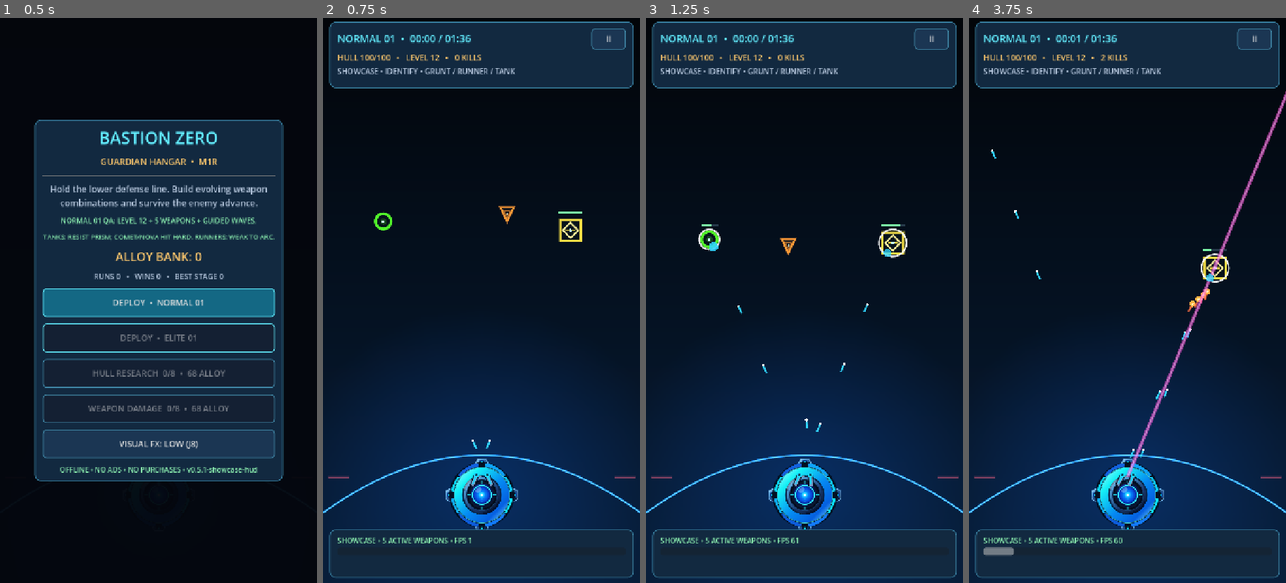
Above: before the commit, frames 1-4 (left to right).
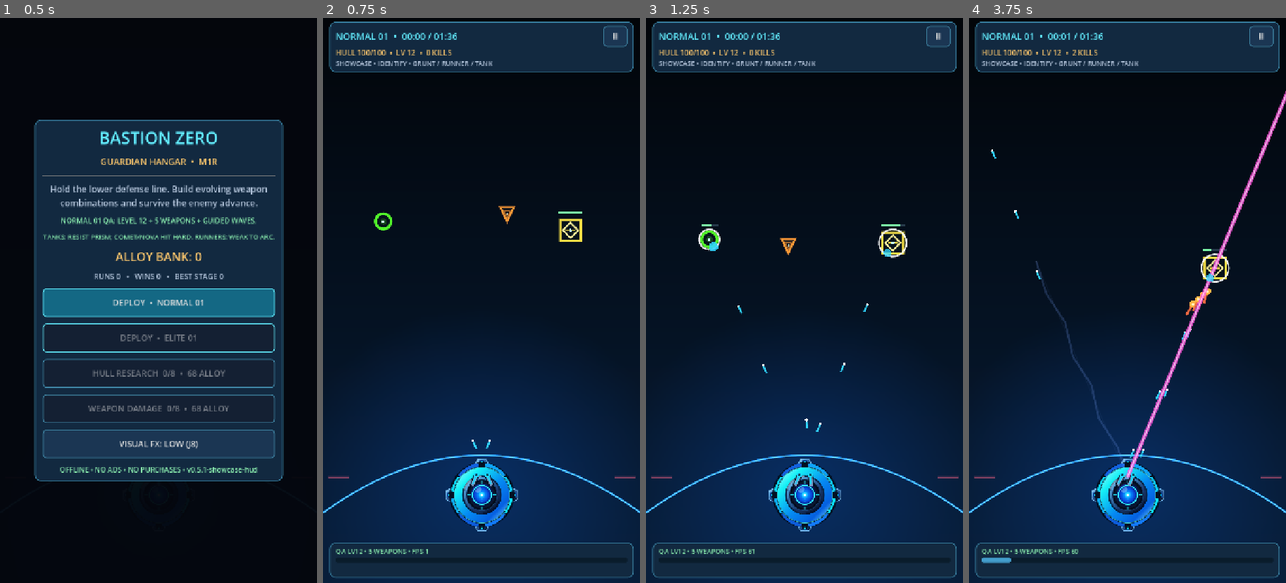
Above: after the commit, the same moments.

Repository: dante-souza/bastion_zero
Game: Godot game, scene res://scenes/main.tscn
The game is run twice, just before and just after one commit, with the same random seed, the same clock (stepped at 60 frames per second) and the same inputs.
Inputs:
- Up to frame 1 (0.5 s): no input
- Up to frame 2 (0.75 s): click "DEPLOY • NORMAL 01" at 0.5 s
- Up to frame 3 (1.25 s): no input
- Up to frame 4 (3.75 s): click "II" at 1.25 s; click "RESUME" at 2 s; click "II" at 2.75 s; click "RESUME" at 3.5 s

Frame 1 is identical in both runs. In frame 2, 5.2% of the frame differs, in the area x 1-98%, y 1-95%; in frame 3, 5.2%; in frame 4, 6.6%, in the area x 1-100%, y 1-97%.

Commit message:
feat(ui): compact HUD and longer distinct VFX for level-12 showcase

Diff:
--- a/scripts/arena.gd
+++ b/scripts/arena.gd
@@ -417,7 +417,7 @@
             _effect("flash" if kind == "gun" else "impact",
                 hit_at, Vector2.ZERO, 12.0 if kind == "gun" else 22.0,
                 VisualProfile.GUN_TRACER if kind == "gun" else VisualProfile.COMET_IMPACT,
-                0.14 if kind == "gun" else 0.22)
+                0.14 if kind == "gun" else (0.34 if showcase_active else 0.24))
         elif float(bullet["life"]) <= 0.0 or next.y < 110.0 or next.y > 1180.0:
             projectiles.remove_at(i)
 
@@ -577,7 +577,8 @@
         var destination: Vector2 = enemies[idx]["pos"]
         var direction: Vector2 = (destination - start).normalized()
         var end: Vector2 = start + direction * 1300.0
-        _effect("beam", start, end, 4.0 + int(levels["beam"]), VisualProfile.PRISM_BEAM, 0.16)
+        _effect("beam", start, end, 4.0 + int(levels["beam"]), VisualProfile.PRISM_BEAM,
+            0.36 if showcase_active else 0.21)
         var hits: Array[Dictionary] = []
         for enemy in enemies:
             var offset: Vector2 = Vector2(enemy["pos"]) - start
@@ -617,7 +618,8 @@
         if idx < 0:
             break
         var pos: Vector2 = enemies[idx]["pos"]
-        _effect("arc", point, pos, 3.0, VisualProfile.ARC_BOLT, 0.27)
+        _effect("arc", point, pos, 3.0, VisualProfile.ARC_BOLT,
+            0.48 if showcase_active else 0.32)
         if int(levels["arc"]) >= 3:
             enemies[idx]["stun"] = maxf(float(enemies[idx]["stun"]), 0.33)
         _damage_by_id(next_id, _power(26.0 + int(levels["arc"]) * 8.0) * pow(0.82, jump), "arc")
@@ -651,7 +653,8 @@
         if neighbors > best_score:
             best_score = neighbors
             center = pos
-    _effect("nova", center, Vector2.ZERO, radius, VisualProfile.NOVA_FIELD, 0.65)
+    _effect("nova", center, Vector2.ZERO, radius, VisualProfile.NOVA_FIELD,
+        1.05 if showcase_active else 0.76)
     _blast(center, radius, _power(17.0 + int(levels["nova"]) * 12.0), "nova", VisualProfile.NOVA_FIELD)
     for enemy in enemies:
         if Vector2(enemy["pos"]).distance_to(center) <= radius:
--- /dev/null
+++ b/scripts/hud_profile.gd
@@ -0,0 +1,19 @@
+class_name HudProfile
+extends RefCounted
+
+## Phase E: compact 720x1280 logical-canvas HUD. Touch-safe pause control.
+## Constants are testable; all other screens retain their original padding.
+const TOP_START := 8.0
+const TOP_END := 114.0
+const BOTTOM_START := -92.0
+const BOTTOM_END := -12.0
+const PAUSE_SIZE := Vector2(55.0, 44.0)
+const XP_HEIGHT := 11.0
+const HUD_MARGIN_HORIZONTAL := 14
+const HUD_MARGIN_VERTICAL := 9
+
+static func top_height() -> float:
+    return TOP_END - TOP_START
+
+static func bottom_height() -> float:
+    return BOTTOM_END - BOTTOM_START
--- a/scripts/main.gd
+++ b/scripts/main.gd
@@ -49,44 +49,52 @@
     hud.mouse_filter = Control.MOUSE_FILTER_IGNORE
     hud.set_anchors_and_offsets_preset(Control.PRESET_FULL_RECT)
     add_child(hud)
-    var top := _panel()
+    var top := _panel(true)
     top.anchor_left = 0.02
     top.anchor_right = 0.98
-    top.offset_top = 8
-    top.offset_bottom = 158
+    top.offset_top = HudProfile.TOP_START
+    top.offset_bottom = HudProfile.TOP_END
     hud.add_child(top)
     var stack := VBoxContainer.new()
-    stack.add_theme_constant_override("separation", 6)
+    stack.add_theme_constant_override("separation", 2)
     top.add_child(stack)
     var title_row := HBoxContainer.new()
     stack.add_child(title_row)
-    hud_title = _label("NORMAL 01 • 00:00", 23, CYAN)
+    hud_title = _label("NORMAL 01 • 00:00", 21, CYAN)
     hud_title.size_flags_horizontal = Control.SIZE_EXPAND_FILL
     title_row.add_child(hud_title)
     var pause_button := _button("II", false)
-    pause_button.custom_minimum_size = Vector2(78, 43)
+    pause_button.custom_minimum_size = HudProfile.PAUSE_SIZE
     pause_button.pressed.connect(_pause)
     title_row.add_child(pause_button)
-    hud_detail = _label("HULL 100/100  •  LV 1", 18, GOLD)
+    hud_detail = _label("HULL 100/100  •  LV 1", 17, GOLD)
     stack.add_child(hud_detail)
-    hud_cue = _label("Tap a threat to prioritize it.", 17, PALE)
+    hud_cue = _label("Tap a threat to prioritize it.", 15, PALE)
     stack.add_child(hud_cue)
-    var bottom := _panel()
+    var bottom := _panel(true)
     bottom.anchor_left = 0.02
     bottom.anchor_right = 0.98
     bottom.anchor_top = 1.0
     bottom.anchor_bottom = 1.0
-    bottom.offset_top = -122
-    bottom.offset_bottom = -12
+    bottom.offset_top = HudProfile.BOTTOM_START
+    bottom.offset_bottom = HudProfile.BOTTOM_END
     hud.add_child(bottom)
     var bottom_stack := VBoxContainer.new()
     bottom_stack.add_theme_constant_override("separation", 4)
     bottom.add_child(bottom_stack)
-    hud_tools = _label("PRISM • 0 KILLS • 0 FPS", 16, GREEN)
+    hud_tools = _label("WEAPONS • FPS", 15, GREEN)
     bottom_stack.add_child(hud_tools)
     xp_bar = ProgressBar.new()
-    xp_bar.custom_minimum_size = Vector2(0, 18)
+    xp_bar.custom_minimum_size = Vector2(0, HudProfile.XP_HEIGHT)
     xp_bar.show_percentage = false
+    var xp_background := StyleBoxFlat.new()
+    xp_background.bg_color = Color("#0A1C2B")
+    xp_background.set_corner_radius_all(4)
+    xp_bar.add_theme_stylebox_override("background", xp_background)
+    var xp_fill := StyleBoxFlat.new()
+    xp_fill.bg_color = Color("#439DCC")
+    xp_fill.set_corner_radius_all(4)
+    xp_bar.add_theme_stylebox_override("fill", xp_fill)
     bottom_stack.add_child(xp_bar)
     hud.hide()
 
@@ -95,7 +103,7 @@
         info["stage_name"], GameCatalog.format_time(float(info["time"])),
         GameCatalog.format_time(float(info["duration"]))
     ]
-    hud_detail.text = "HULL %d/%d   •   LEVEL %d   •   %d KILLS" % [
+    hud_detail.text = "HULL %d/%d  •  LV %d  •  %d KILLS" % [
         ceili(float(info["hull"])), ceili(float(info["max_hull"])),
         int(info["level"]), int(info["kills"])
     ]
@@ -104,7 +112,7 @@
         if int(info["weapons"].get(key, 0)) > 0:
             unlocked.append(GameCatalog.upgrade_name(key))
     if bool(info.get("showcase", false)):
-        hud_tools.text = "SHOWCASE • %d ACTIVE WEAPONS • FPS %d" % [
+        hud_tools.text = "QA LV12 • %d WEAPONS • FPS %d" % [
             unlocked.size(), Engine.get_frames_per_second()]
     else:
         hud_tools.text = " + ".join(unlocked) + "  •  FPS %d" % Engine.get_frames_per_second()
@@ -327,17 +335,17 @@
     body.add_child(HSeparator.new())
     return body
 
-func _panel() -> PanelContainer:
+func _panel(compact: bool = false) -> PanelContainer:
     var p := PanelContainer.new()
     var style := StyleBoxFlat.new()
     style.bg_color = Color("#122940")
     style.border_color = Color("#367b9b")
     style.set_border_width_all(2)
     style.set_corner_radius_all(13)
-    style.content_margin_left = 18
-    style.content_margin_right = 18
-    style.content_margin_top = 15
-    style.content_margin_bottom = 15
+    style.content_margin_left = HudProfile.HUD_MARGIN_HORIZONTAL if compact else 18
+    style.content_margin_right = HudProfile.HUD_MARGIN_HORIZONTAL if compact else 18
+    style.content_margin_top = HudProfile.HUD_MARGIN_VERTICAL if compact else 15
+    style.content_margin_bottom = HudProfile.HUD_MARGIN_VERTICAL if compact else 15
     p.add_theme_stylebox_override("panel", style)
     return p
 
--- a/scripts/weapon_effects.gd
+++ b/scripts/weapon_effects.gd
@@ -4,8 +4,8 @@
 ## Phase D — weapon identities with cheap, CanvasItem-only rendering.
 ## All endpoints/velocities are obtained from actual combat simulation events.
 ## The damage model stays in Arena; these helpers never deal damage.
-const ARC_SEGMENTS_LOW := 6
-const ARC_SEGMENTS_FULL := 10
+const ARC_SEGMENTS_LOW := 7
+const ARC_SEGMENTS_FULL := 12
 
 static func draw_projectile(canvas: CanvasItem, bullet: Dictionary, reduced_fx: bool) -> void:
     var pos: Vector2 = bullet["pos"]
@@ -18,10 +18,10 @@
         "rocket":
             # Amber nose / orange exhaust are recognizably different from
             # cyan Sentinel rounds even in crowded J8 low-FX screenshots.
-            canvas.draw_line(pos, pos - motion * (20.0 if reduced_fx else 27.0),
-                VisualProfile.COMET_TRAIL, 3.0 if reduced_fx else 4.2, true)
-            canvas.draw_circle(pos, 7.0, VisualProfile.COMET_BODY)
-            canvas.draw_circle(pos, 2.5, VisualProfile.COMET_HOT)
+            canvas.draw_line(pos, pos - motion * (28.0 if reduced_fx else 35.0),
+                VisualProfile.COMET_TRAIL, 3.6 if reduced_fx else 4.6, true)
+            canvas.draw_circle(pos, 8.0, VisualProfile.COMET_BODY)
+            canvas.draw_circle(pos, 3.3, VisualProfile.COMET_HOT)
         _:
             canvas.draw_line(pos, pos - motion * 13.0, VisualProfile.COMET_TRAIL, 2.4, true)
             canvas.draw_circle(pos, 3.4, VisualProfile.COMET_BODY)
@@ -40,11 +40,15 @@
             # Prism stays exactly on the ray used by Arena._fire_beam().
             if not reduced_fx:
                 canvas.draw_line(at, destination,
-                    Color(color.r, color.g, color.b, color.a * 0.16),
-                    radius + 11.0 * alpha, true)
-            canvas.draw_line(at, destination, color, radius + 1.0 * alpha, true)
-            canvas.draw_line(at, destination, Color(1, 0.88, 1, 0.72 * alpha),
-                1.3, true)
+                    Color(color.r, color.g, color.b, color.a * 0.20),
+                    radius + 14.0 * alpha, true)
+            canvas.draw_line(at, destination, color, radius + 2.0 * alpha, true)
+            canvas.draw_line(at, destination, Color(1, 0.92, 1, 0.80 * alpha),
+                1.7, true)
+            canvas.draw_circle(at, 4.0 * alpha,
+                Color(1.0, 0.60, 0.95, 0.55 * alpha))
+            canvas.draw_circle(destination, 5.0 * alpha,
+                Color(1.0, 0.60, 0.95, 0.45 * alpha))
         "arc":
             # Jagged lightning decorates the same collision-resolved chain
             # endpoints; faint straight centerline explains its actual path.
@@ -53,20 +57,23 @@
                 canvas.draw_polyline(points, Color(color.r, color.g, color.b, color.a * 0.30), 8.0 * alpha, true)
             canvas.draw_line(at, destination,
                 Color(color.r, color.g, color.b, color.a * 0.26), 1.0, true)
-            canvas.draw_polyline(points, color, 2.8 if reduced_fx else 3.6, true)
+            canvas.draw_polyline(points, color, 3.3 if reduced_fx else 4.2, true)
+            canvas.draw_circle(destination, 5.2 * alpha,
+                Color(0.82, 0.92, 1.0, 0.85 * alpha))
             if not reduced_fx:
-                canvas.draw_circle(destination, 4.0 * alpha, VisualProfile.ARC_HOT)
+                canvas.draw_circle(at, 3.5 * alpha, VisualProfile.ARC_HOT)
         "nova":
             var expanding: float = radius * (0.82 + (1.0 - alpha) * 0.18)
             if not reduced_fx:
-                canvas.draw_circle(at, expanding, Color(color.r, color.g, color.b, 0.035 * alpha))
-                canvas.draw_arc(at, expanding * 0.73, 0.0, TAU, 34,
-                    Color(color.r, color.g, color.b, 0.22 * alpha), 2.0, true)
-            canvas.draw_arc(at, expanding, 0.0, TAU, 44, color, 3.2, true)
+                canvas.draw_circle(at, expanding,
+                    Color(color.r, color.g, color.b, 0.055 * alpha))
+            canvas.draw_arc(at, expanding * 0.68, 0.0, TAU, 32,
+                Color(color.r, color.g, color.b, 0.40 * alpha), 2.4, true)
+            canvas.draw_arc(at, expanding, 0.0, TAU, 44, color, 4.0, true)
         "impact":
             # Rocket burst / fragments: short, warm, non-opaque sparks.
             var grow: float = radius * (1.0 - 0.35 * alpha)
-            canvas.draw_arc(at, grow, 0.0, TAU, 20, color, 2.8 * alpha, true)
+            canvas.draw_arc(at, grow, 0.0, TAU, 24, color, 3.3 * alpha, true)
             canvas.draw_circle(at, 5.0 * alpha, VisualProfile.COMET_HOT)
             if not reduced_fx:
                 for i in range(4):
--- a/tests/test_smoke.gd
+++ b/tests/test_smoke.gd
@@ -14,6 +14,15 @@
 
 func _run() -> void:
     _expect(GameCatalog.TOTAL_STAGES == 2, "normal and elite stages")
+    _expect(HudProfile.top_height() <= 110.0 and HudProfile.top_height() >= 100.0,
+        "Phase E compacts top HUD by roughly 30 percent")
+    _expect(HudProfile.bottom_height() <= 82.0,
+        "Phase E compacts bottom HUD by roughly 27 percent")
+    _expect(HudProfile.PAUSE_SIZE.x >= 44.0 and HudProfile.PAUSE_SIZE.y >= 44.0,
+        "pause remains a touch-safe control")
+    _expect(HudProfile.XP_HEIGHT <= 12.0, "XP progress bar is slimmer")
+    _expect(WeaponEffects.ARC_SEGMENTS_LOW < WeaponEffects.ARC_SEGMENTS_FULL,
+        "J8 low-FX chain lighting remains cheaper after readability pass")
     _expect(VisualProfile.PRISM_BEAM == Color("#FF56DD"), "Phase D Prism uses magenta identity")
     _expect(VisualProfile.NOVA_FIELD == Color("#47E7A8"), "Phase D Nova uses jade identity")
     _expect(VisualProfile.COMET_TRAIL != VisualProfile.GUN_TRACER, "Comet trails differ from gun tracers")
@@ -60,7 +69,7 @@
     root.add_child(normal_preview)
     normal_preview.begin_run({}, 1, true, false)
     _expect(not normal_preview.showcase_active and normal_preview.level == 1 and int(normal_preview.levels["beam"]) == 0 and normal_preview.enemies.is_empty(), "ordinary run remains unchanged when showcase disabled")
-    _expect(not normal_preview.showcase_regular_spawns_unlocked == false, "normal runs allow immediate formations")
+    _expect(normal_preview.showcase_regular_spawns_unlocked, "normal runs allow immediate formations")
     normal_preview._spawn_enemy("grunt", 145.0, 445.0)
     _expect(is_equal_approx(float(normal_preview.enemies[0]["hp"]), 29.0), "normal grunt HP never receives temporary showcase multiplier")
     normal_preview.queue_free()
Not shown, added: docs/VISUAL-PHASE-E.md
